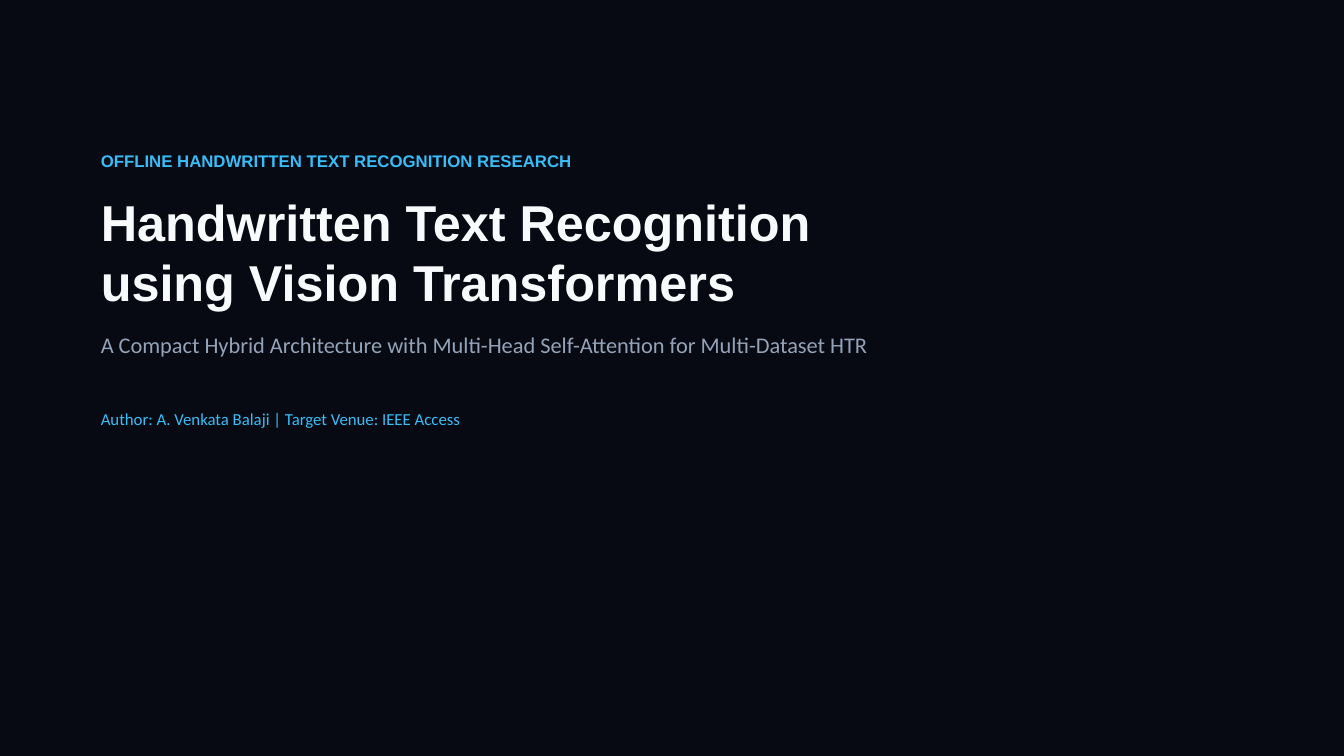
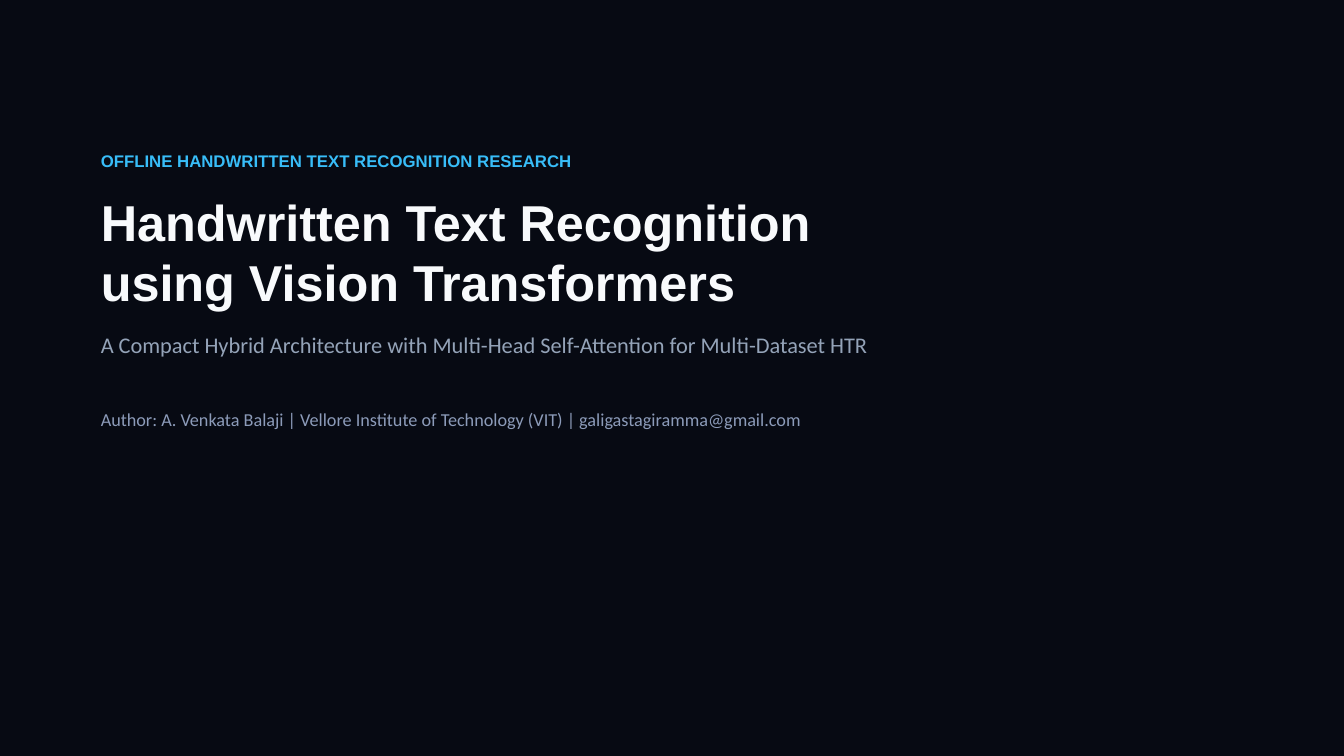
Before and after one commit to Balaji268268/HandwrittenTextRecognition, a slide deck: slide 1 of docs/presentation/Handwritten_Text_Recognition_MNC_Keynote.pptx. Drawn at 1344x756 pixels with LibreOffice and Linux fonts; fonts in the diff are those of the drawing. Boxes give left, top, right and bottom in pixels: in the first picture for what was removed or moved away, otherwise in the second. Text is boxed around its words. In the diff, an @@ line names an element or a change of style, - is before the commit and + after.

Commit message:
Ensure author name, college affiliation (VIT), and email are prominently displayed across all paper templates and presentation

```diff
--- a/docs/presentation/Handwritten_Text_Recognition_MNC_Keynote.pptx
+++ b/docs/presentation/Handwritten_Text_Recognition_MNC_Keynote.pptx
@@ text at box(101, 413, 800, 429): text changed; size 12 to 13 pt; text colour #38BDF8 to #8C9BB9 @@
-Author: A. Venkata Balaji | Target Venue: IEEE Access
+Author: A. Venkata Balaji | Vellore Institute of Technology (VIT) | galigastagiramma@gmail.com
```
Also in this commit, not shown: 1 other slide changed, 7 other files.
